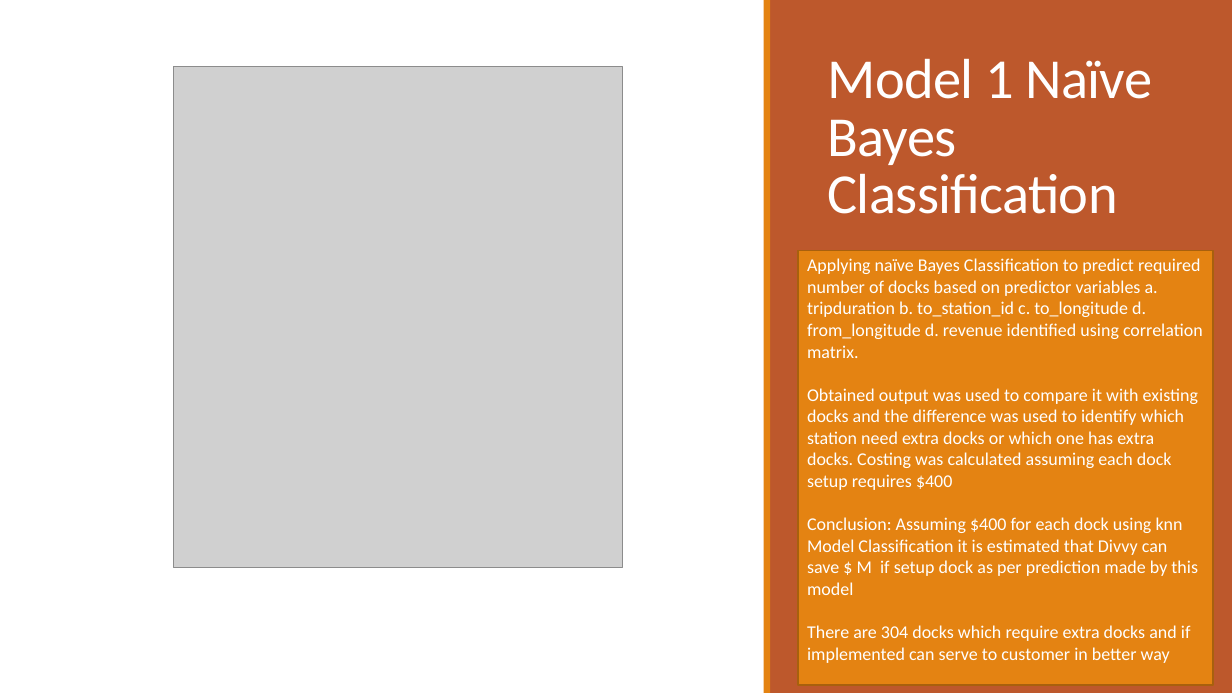
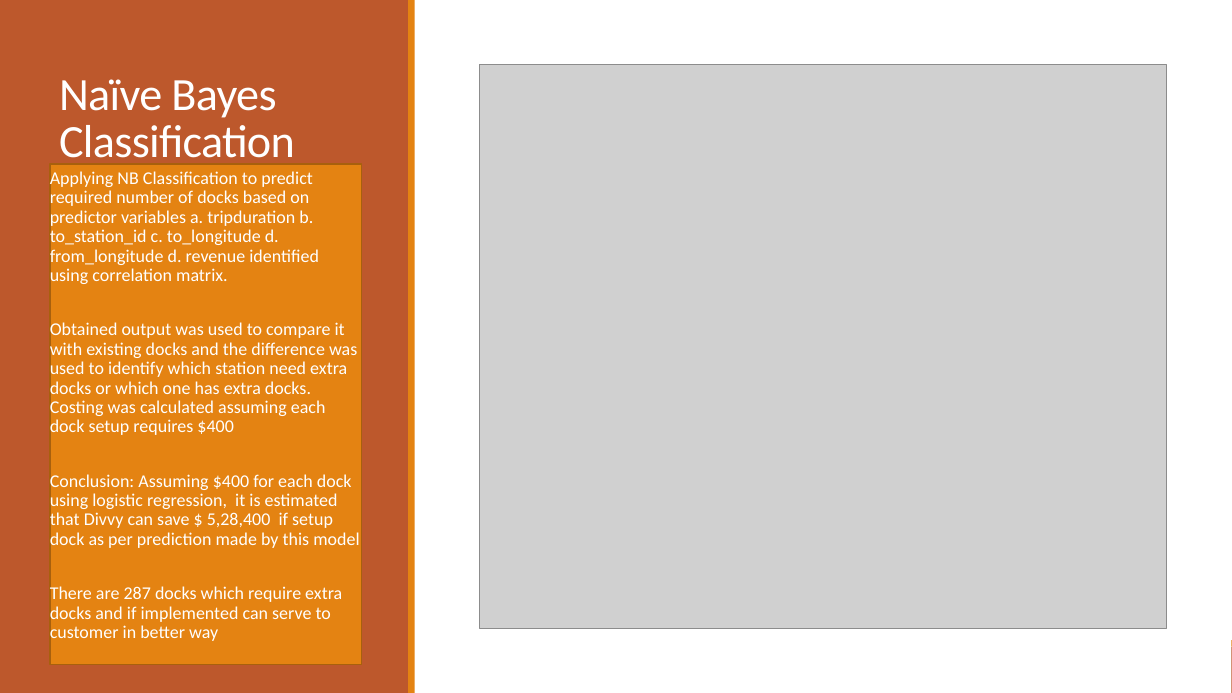
Before and after one commit to mohitroy2502/Chicago-Divvy-DPA-Project, a slide deck: slide 11 of Problem Statement 5.pptx (slide 10 before the commit). Drawn at 1232x693 pixels with LibreOffice and Linux fonts; fonts in the diff are those of the drawing; grey boxes stand for pictures. Boxes give left, top, right and bottom in pixels: in the first picture for what was removed or moved away, otherwise in the second. Text is boxed around its words. In the diff, an @@ line names an element or a change of style, - is before the commit and + after.

```diff
--- a/Problem Statement 5.pptx
+++ b/Problem Statement 5.pptx
@@ rectangle: place and size @@
-rectangle at [770, 0, 1232, 693]
+rectangle at [0, 0, 409, 693]
@@ rectangle: place and size @@
-rectangle at [763, 0, 770, 693]
+rectangle at [409, 0, 415, 693]
@@ text at [59, 79, 295, 169]: text changed; size 44 to 36 pt @@
-Model 1 Naïve Bayes Classification
+Naïve Bayes Classification
@@ picture removed at [174, 67, 623, 568] @@
@@ picture added at [480, 65, 1166, 628] @@
@@ text in rectangle at [50, 169, 319, 286]: text changed @@
-Applying naïve Bayes Classification to predict required number of docks based on predictor variables a. tripduration b. to_station_id c. to_longitude d. from_longitude d. revenue identified using correlation matrix.
+Applying NB Classification to predict required number of docks based on predictor variables a. tripduration b. to_station_id c. to_longitude d. from_longitude d. revenue identified using correlation matrix.
@@ rectangle "Applying NB Classification to predict ...": place and size @@
-rectangle "Applying NB Classification to predict ..." at [799, 250, 1214, 685]
+rectangle "Applying NB Classification to predict ..." at [50, 165, 361, 665]
@@ rectangle "Applying NB Classification to predict ..." at [50, 165, 361, 665]: vertical alignment middle to top @@
@@ text in rectangle at [50, 321, 357, 438]: line spacing 1 to 0.9; more space between paragraphs @@
@@ text in rectangle at [50, 472, 359, 643]: text changed @@
-Conclusion: Assuming $400 for each dock using knn Model Classification it is estimated that Divvy can save $ M if setup dock as per prediction made by this model
-There are 304 docks which require extra docks and if implemented can serve to customer in better way
+Conclusion: Assuming $400 for each dock using logistic regression, it is estimated that Divvy can save $ 5,28,400 if setup dock as per prediction made by this model
+There are 287 docks which require extra docks and if implemented can serve to customer in better way
@@ rectangle removed at [0, 647, 1232, 693] @@
@@ rectangle removed at [0, 640, 1232, 647] @@
@@ rectangle added at [0, 647, 1232, 693], fill #BD582C @@
@@ rectangle added at [0, 640, 1232, 647], fill #E48312 @@
```
Also in this commit, not shown: 3 other slides changed, 2 slides added.
